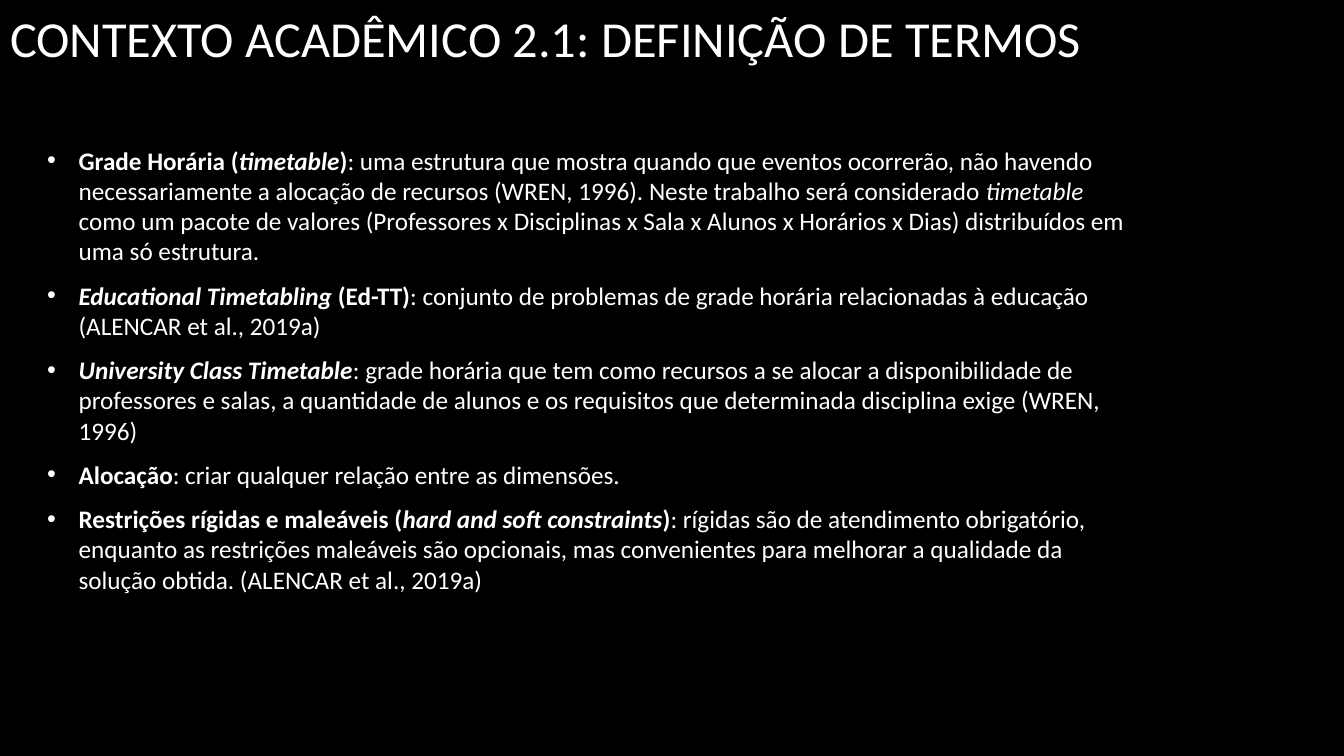
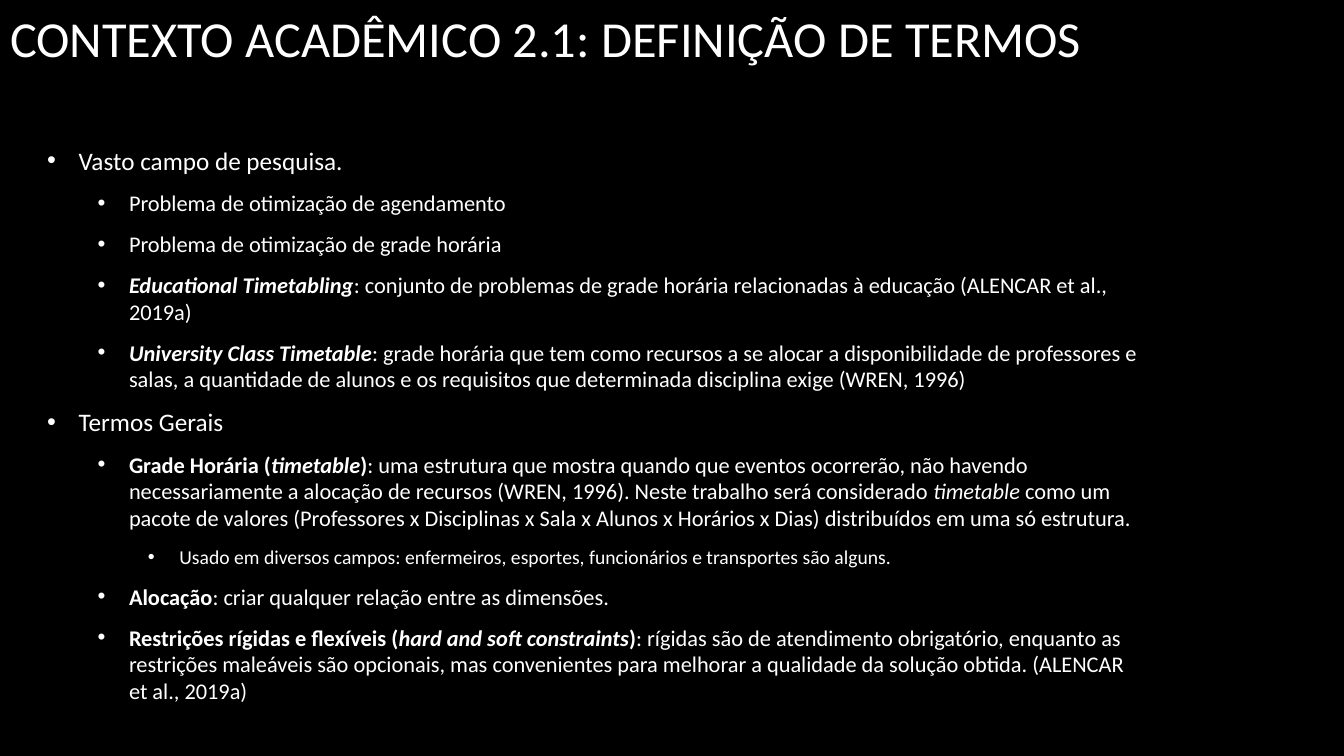
Before and after one commit to UENF-Organizacao-de-Disciplinas/INF01131-Monografia, a slide deck: slide 7 of Files/Apresentações/Apresentação Final.pptx (slide 11 before the commit). Drawn at 1344x756 pixels with LibreOffice and Linux fonts; fonts in the diff are those of the drawing; background and template pictures are left out. Boxes give left, top, right and bottom in pixels: in the first picture for what was removed or moved away, otherwise in the second. Text is boxed around its words. In the diff, an @@ line names an element or a change of style, - is before the commit and + after.

Commit message:
fui até 3.2: entrevistas

```diff
--- a/Files/Apresentações/Apresentação Final.pptx
+++ b/Files/Apresentações/Apresentação Final.pptx
@@ text at box(79, 152, 1136, 431): paragraphs added @@
+• Vasto campo de pesquisa.
+  • Problema de otimização de agendamento
+  • Problema de otimização de grade horária
+  • Educational Timetabling: conjunto de problemas de grade horária relacionadas à educação (ALENCAR et al., 2019a)
+  • University Class Timetable: grade horária que tem como recursos a se alocar a disponibilidade de professores e salas, a quantidade de alunos e os requisitos que determinada disciplina exige (WREN, 1996)
+• Termos Gerais
@@ text at box(129, 456, 1130, 609): size 18 to 16 pt in "Grade Horária (timetable): uma estrutura que mostra ...", "Alocação: criar qualquer relação entre as dimensões."; list level 1 to 2 in "Grade Horária (timetable): uma estrutura ..."; list level 1 to 2 in "Alocação: criar qualquer relação entre ..." @@
@@ text at box(179, 550, 890, 568): text changed; size 18 to 14 pt @@
-• Educational Timetabling (Ed-TT): conjunto de problemas de grade horária relacionadas à educação (ALENCAR et al., 2019a)
-• University Class Timetable: grade horária que tem como recursos a se alocar a disponibilidade de professores e salas, a quantidade de alunos e os requisitos que determinada disciplina exige (WREN, 1996)
+    • Usado em diversos campos: enfermeiros, esportes, funcionários e transportes são alguns.
@@ text at box(129, 629, 1123, 702): text changed; size 18 to 16 pt @@
-• Restrições rígidas e maleáveis (hard and soft constraints): rígidas são de atendimento obrigatório, enquanto as restrições maleáveis são opcionais, mas convenientes para melhorar a qualidade da solução obtida. (ALENCAR et al., 2019a)
+  • Restrições rígidas e flexíveis (hard and soft constraints): rígidas são de atendimento obrigatório, enquanto as restrições maleáveis são opcionais, mas convenientes para melhorar a qualidade da solução obtida. (ALENCAR et al., 2019a)
```
Also in this commit, not shown: 8 other slides changed, 6 slides added, 4 slides removed.
